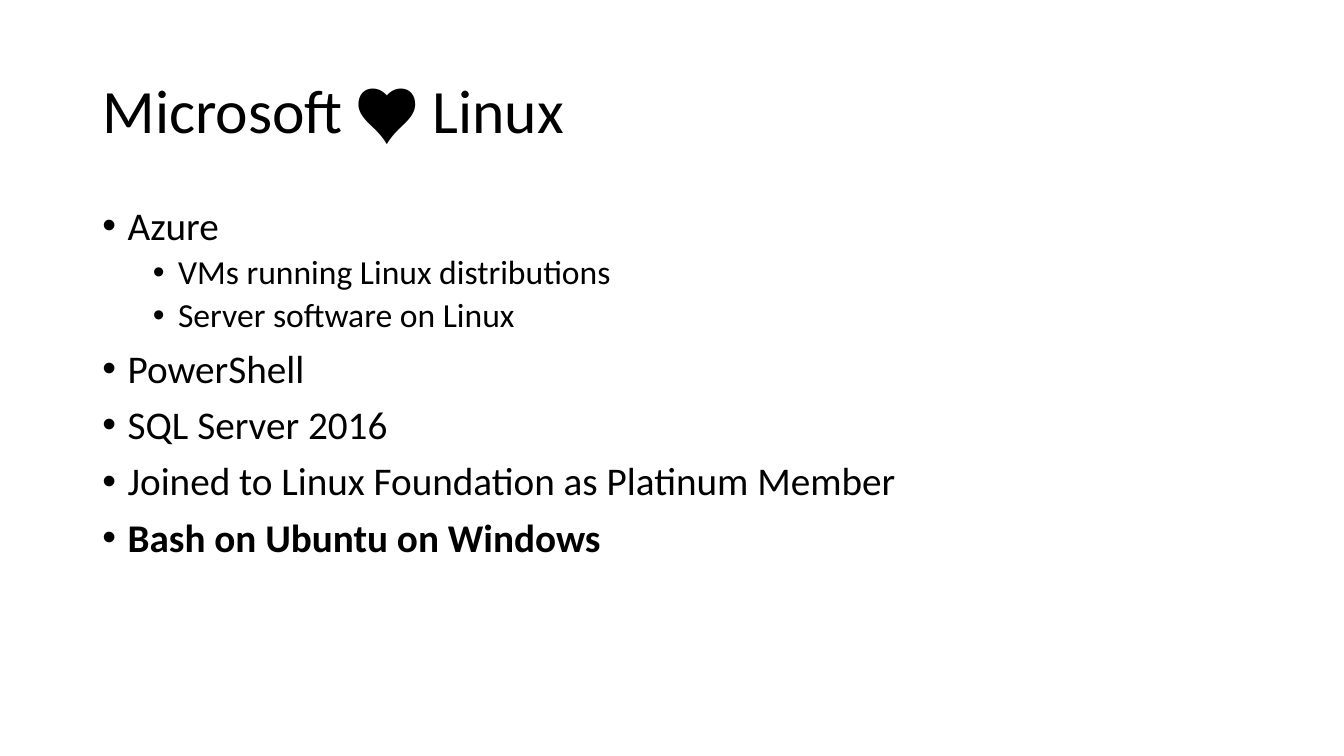
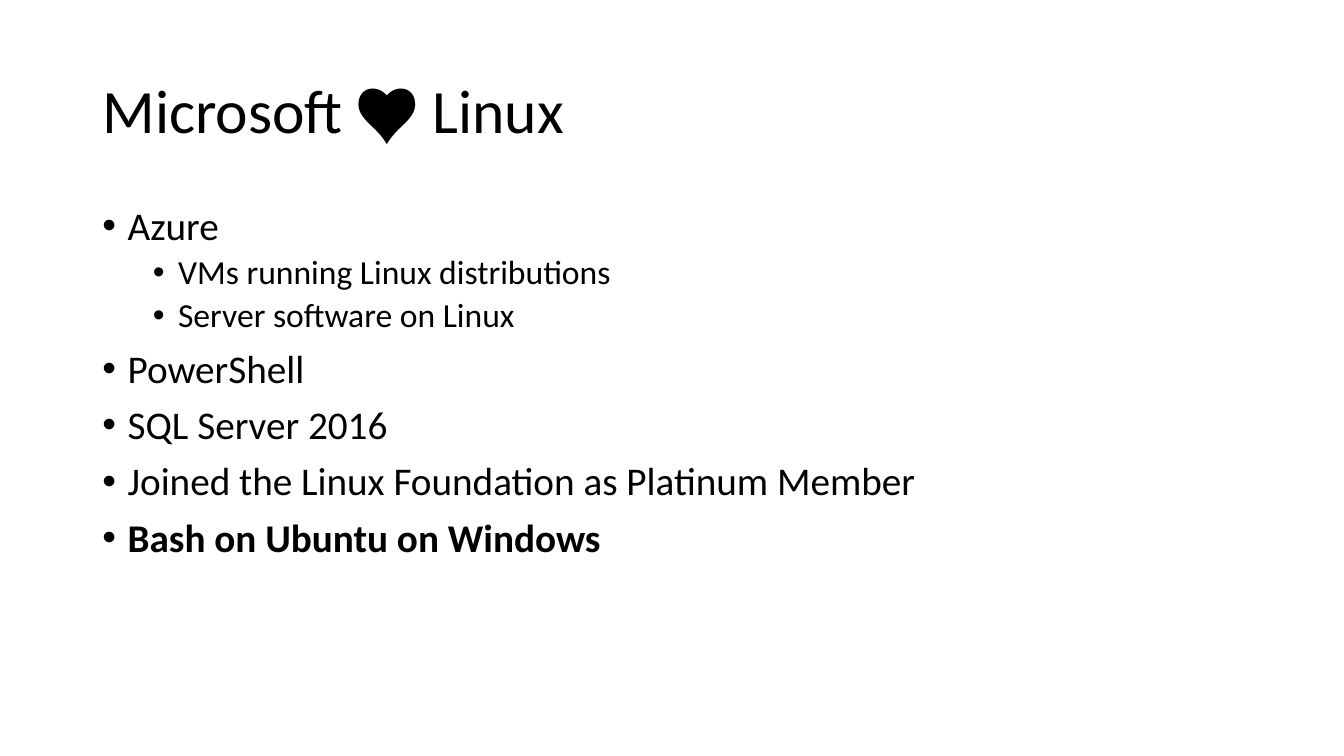
Before and after one commit to kpocza/LoWe, a slide deck: slide 2 of talks/entdev170222/EntDev170222_MSLovesLinux.pptx. Drawn at 1344x756 pixels with LibreOffice and Linux fonts; fonts in the diff are those of the drawing. Boxes give left, top, right and bottom in pixels: in the first picture for what was removed or moved away, otherwise in the second. Text is boxed around its words. In the diff, an @@ line names an element or a change of style, - is before the commit and + after.

Commit message:
Text paste support, updates to pptx

```diff
--- a/talks/entdev170222/EntDev170222_MSLovesLinux.pptx
+++ b/talks/entdev170222/EntDev170222_MSLovesLinux.pptx
@@ text at box(128, 467, 915, 496): text changed @@
-• Joined to Linux Foundation as Platinum Member
+• Joined the Linux Foundation as Platinum Member
```
Also in this commit, not shown: 9 other slides changed, 5 other files.
